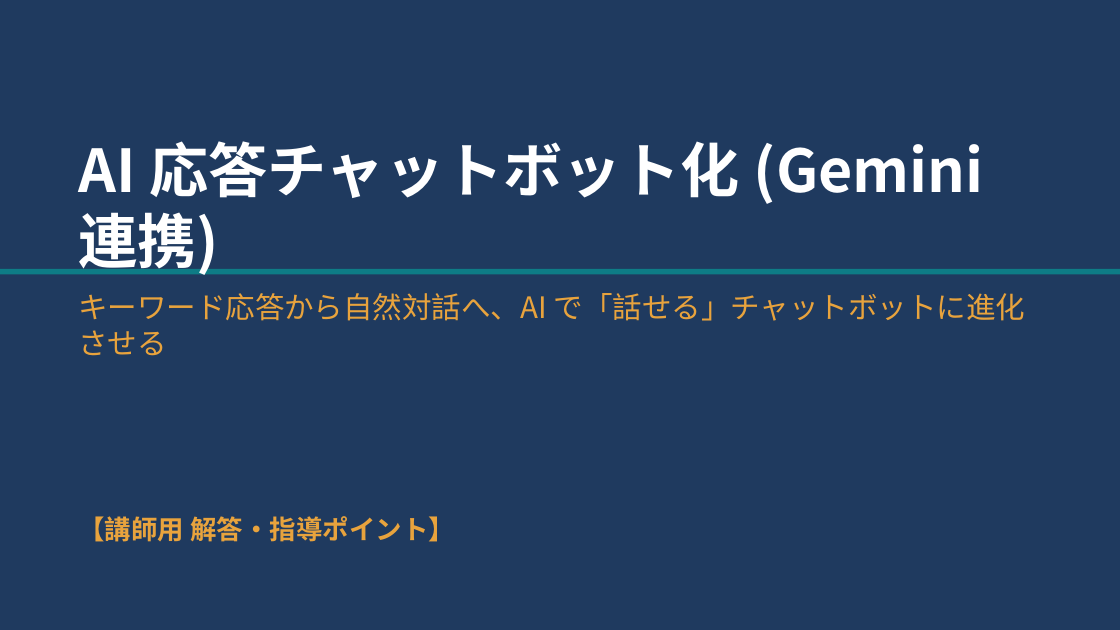
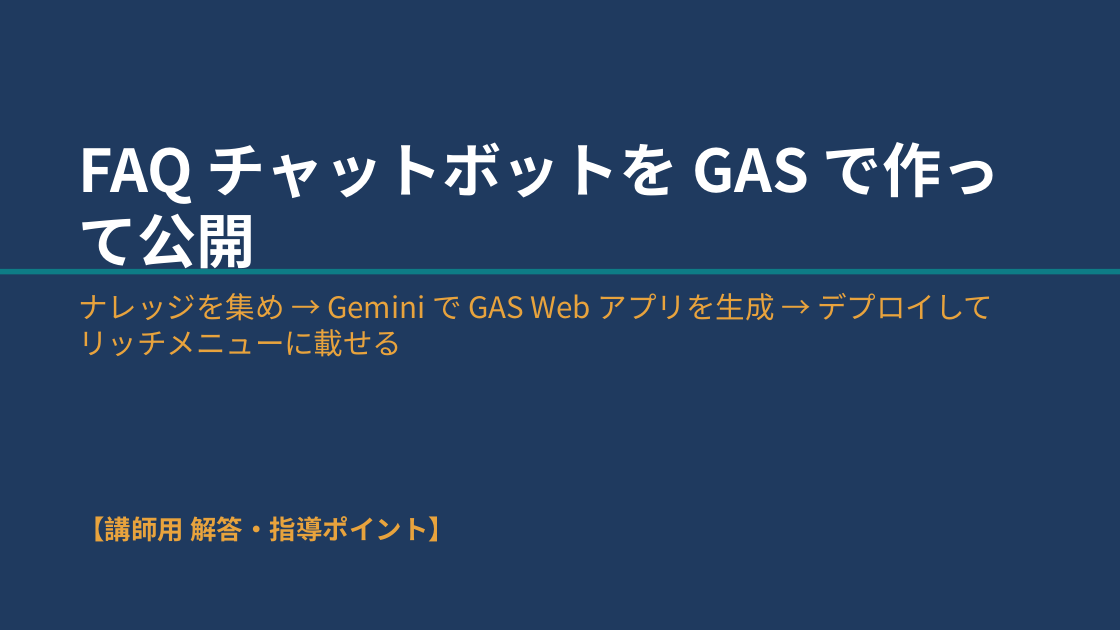
Before and after one commit to kana-story-321/github.io, a slide deck: slide 1 of lecture_pptx/out/s11/ワーク02_講師用.pptx. Drawn at 1120x630 pixels with LibreOffice and Linux fonts; fonts in the diff are those of the drawing. Boxes give left, top, right and bottom in pixels: in the first picture for what was removed or moved away, otherwise in the second. Text is boxed around its words. In the diff, an @@ line names an element or a change of style, - is before the commit and + after.

```diff
--- a/lecture_pptx/out/s11/ワーク02_講師用.pptx
+++ b/lecture_pptx/out/s11/ワーク02_講師用.pptx
@@ text at (78,142,1000,274): text changed @@
-AI 応答チャットボット化 (Gemini 連携)
+FAQ チャットボットを GAS で作って公開
@@ text at (78,293,993,357): text changed @@
-キーワード応答から自然対話へ、AI で「話せる」チャットボットに進化させる
+ナレッジを集め → Gemini で GAS Web アプリを生成 → デプロイしてリッチメニューに載せる
```
Also in this commit, not shown: 2 other slides changed, 5 other files.
